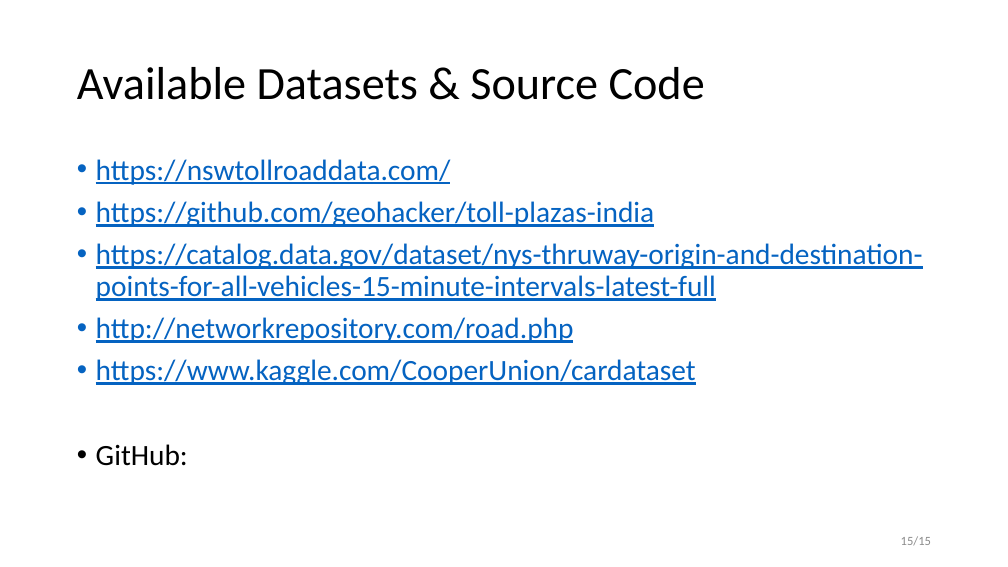
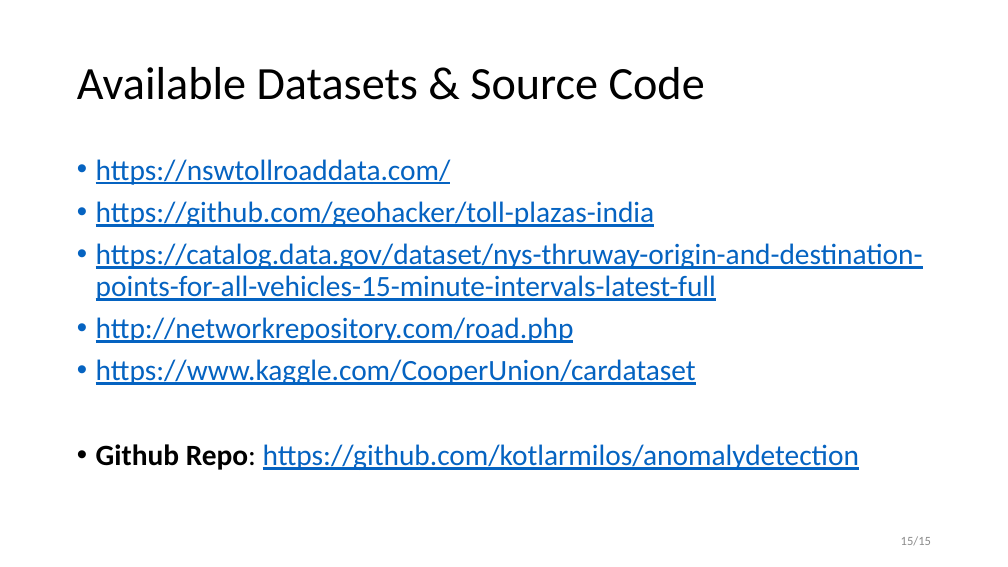
Before and after one commit to tyqh03/anomalydetection, a slide deck: slide 15 of doc/Real-Time Anomaly Detection System for Highway Traffic.pptx. Drawn at 1008x567 pixels with LibreOffice and Linux fonts; fonts in the diff are those of the drawing. Boxes give left, top, right and bottom in pixels: in the first picture for what was removed or moved away, otherwise in the second. Text is boxed around its words. In the diff, an @@ line names an element or a change of style, - is before the commit and + after.

Commit message:
github repo link update

```diff
--- a/doc/Real-Time Anomaly Detection System for Highway Traffic.pptx
+++ b/doc/Real-Time Anomaly Detection System for Highway Traffic.pptx
@@ text at box(96, 444, 859, 470): text changed; text colour #000000 to #0563C1 @@
-• GitHub:
+• Github Repo: https://github.com/kotlarmilos/anomalydetection
```
